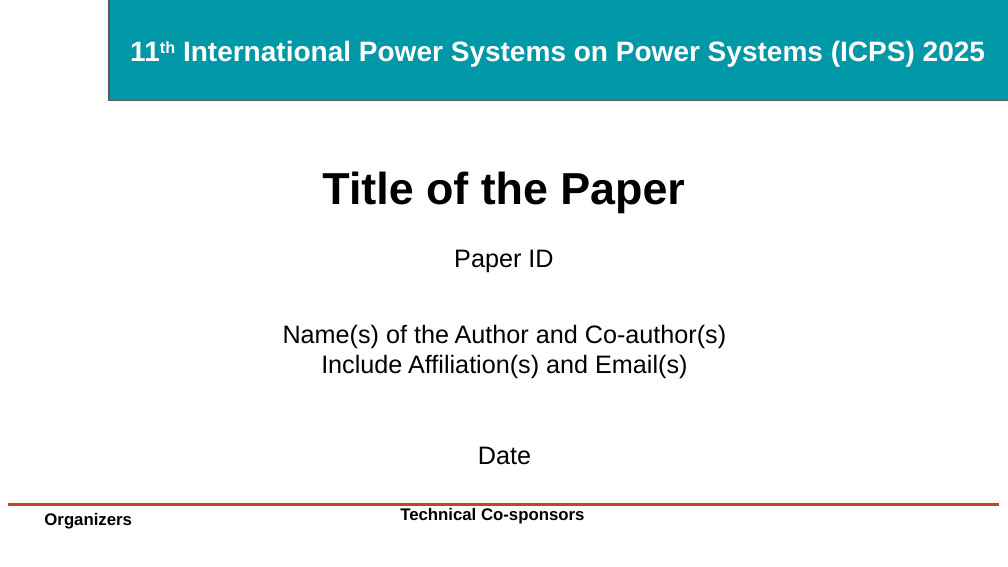
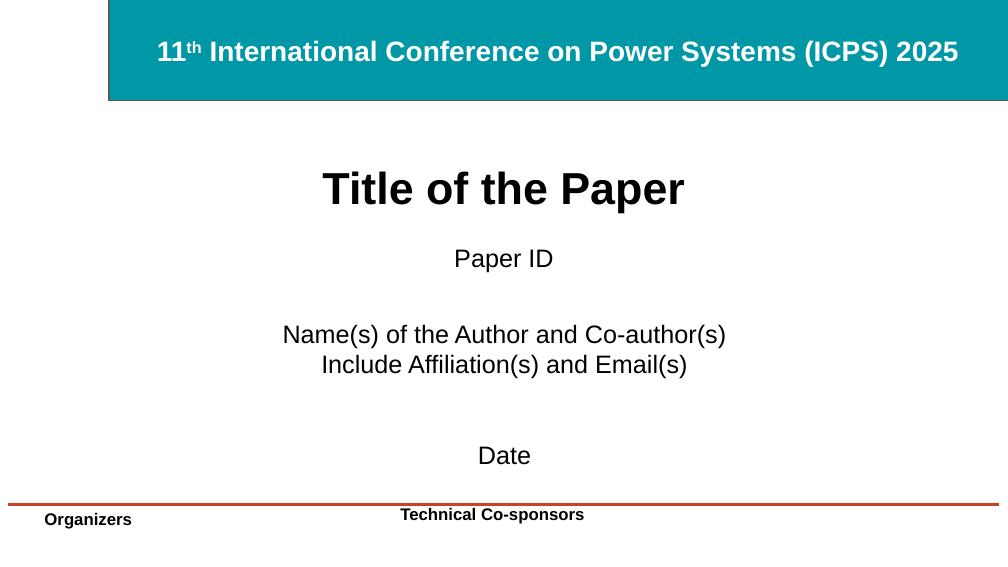
Before and after one commit to Seshadri-EE/ICPS2025-Website, a slide deck: slide 1 of docs/ICPS-2025-Oral-Presentation-Template.pptx. Drawn at 1008x567 pixels with LibreOffice and Linux fonts; fonts in the diff are those of the drawing; background and template pictures are left out. Boxes give left, top, right and bottom in pixels: in the first picture for what was removed or moved away, otherwise in the second. Text is boxed around its words. In the diff, an @@ line names an element or a change of style, - is before the commit and + after.

```diff
--- a/docs/ICPS-2025-Oral-Presentation-Template.pptx
+++ b/docs/ICPS-2025-Oral-Presentation-Template.pptx
@@ text at [210, 40, 958, 66]: text changed @@
-11th International Power Systems on Power Systems (ICPS) 2025
+11th International Conference on Power Systems (ICPS) 2025
```
